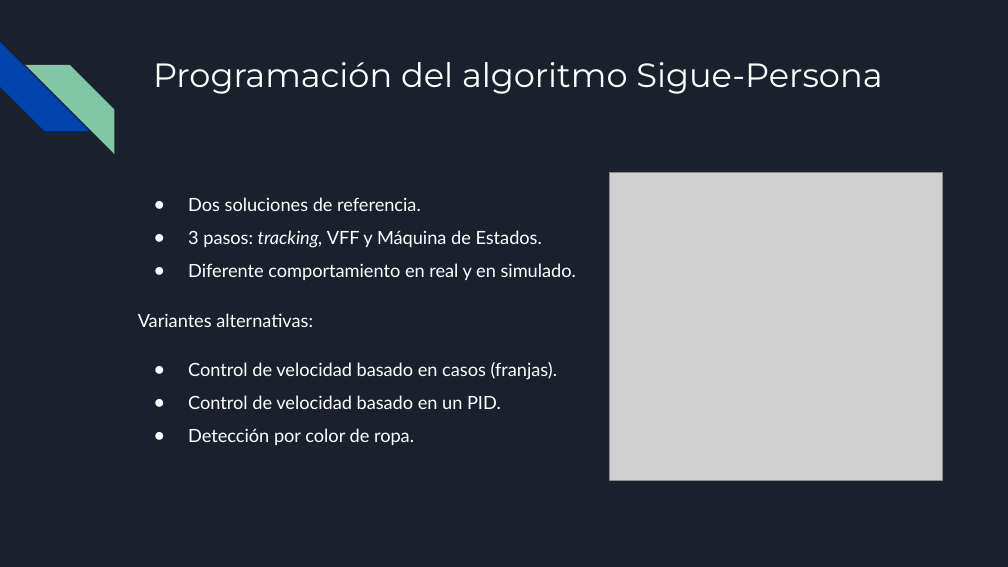
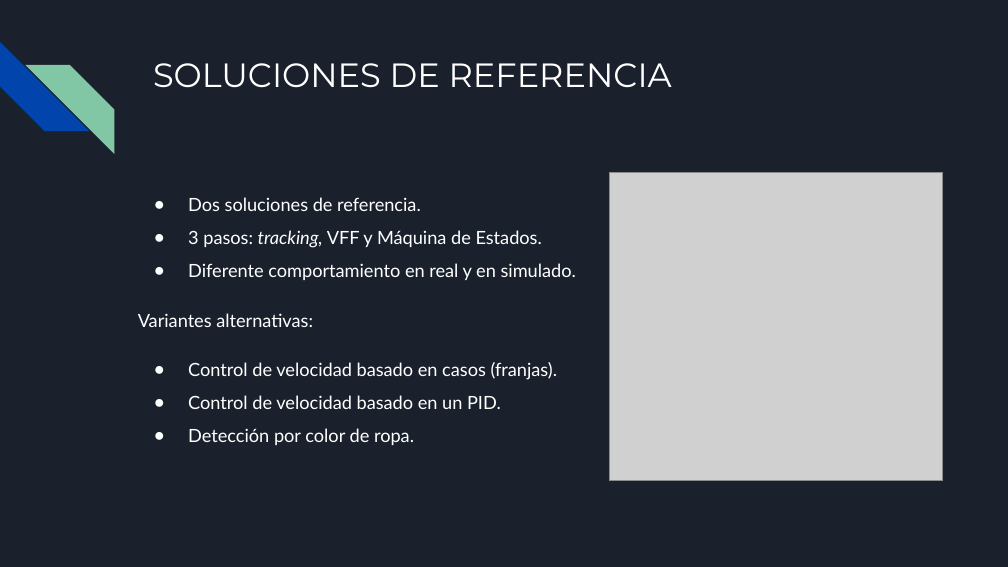
Before and after one commit to RoboticsLabURJC/2021-tfg-carlos-caminero, a slide deck: slide 14 of presentacion/presentacion.pptx. Drawn at 1008x567 pixels with LibreOffice and Linux fonts; fonts in the diff are those of the drawing; grey boxes stand for pictures. Boxes give left, top, right and bottom in pixels: in the first picture for what was removed or moved away, otherwise in the second. Text is boxed around its words. In the diff, an @@ line names an element or a change of style, - is before the commit and + after.

```diff
--- a/presentacion/presentacion.pptx
+++ b/presentacion/presentacion.pptx
@@ title at (x1=153, y1=63, x2=672, y2=88): text changed @@
-Programación del algoritmo Sigue-Persona
+SOLUCIONES DE REFERENCIA
```
Also in this commit, not shown: 8 other slides changed, 1 other file.
